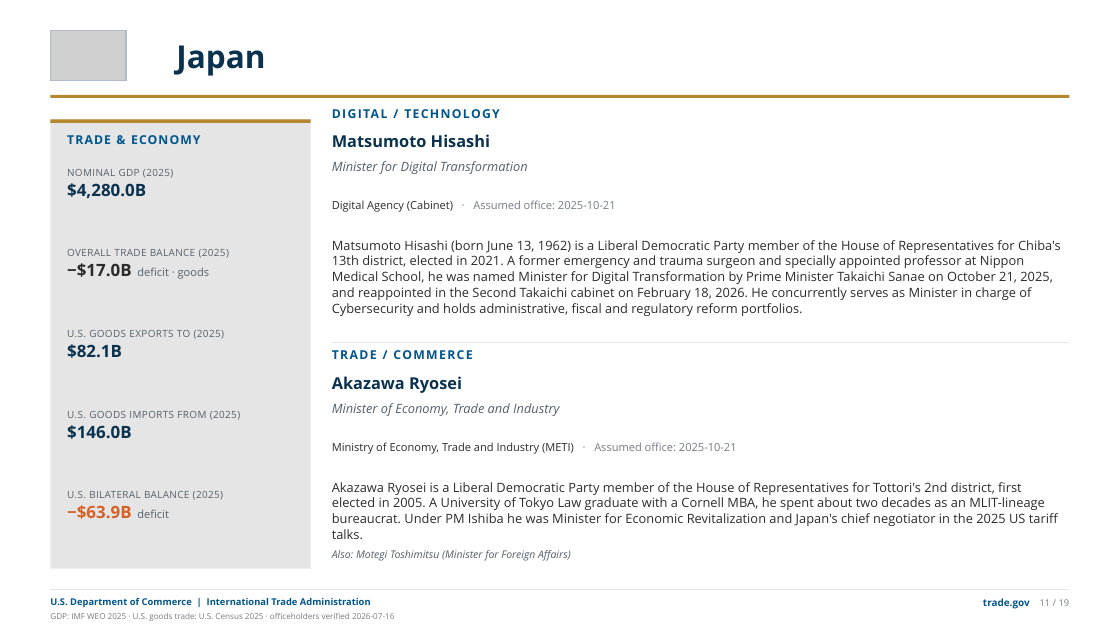
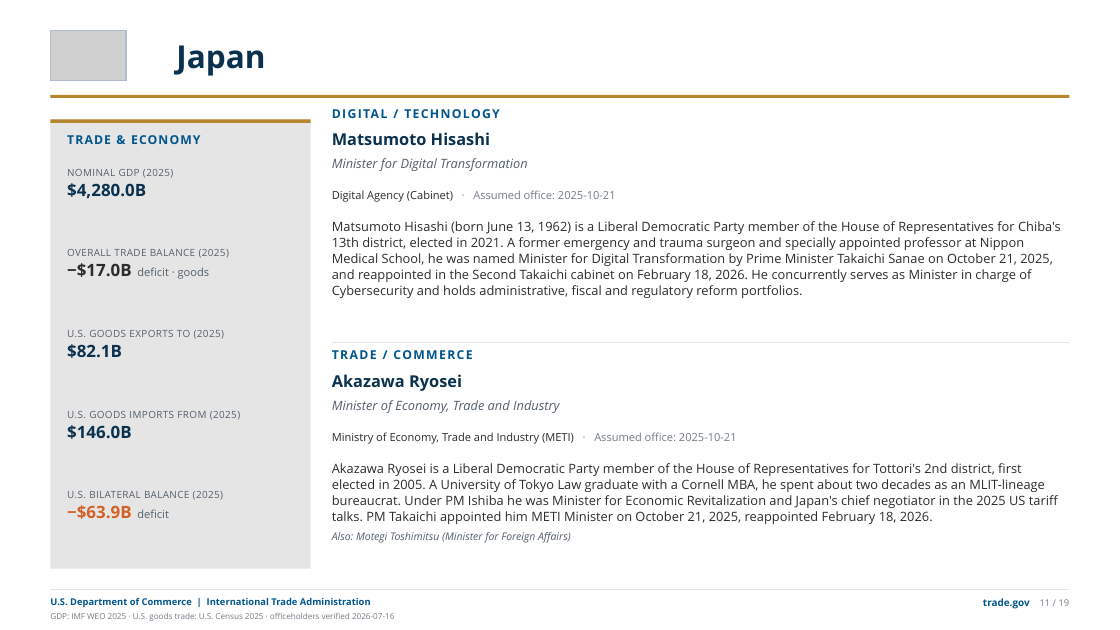
Before and after one commit to jsilbs18-cloud/Photo, a slide deck: slide 15 of output/g20-ministers-trade-deck.pptx. Drawn at 1120x630 pixels with LibreOffice and Linux fonts; fonts in the diff are those of the drawing; grey boxes stand for pictures. Boxes give left, top, right and bottom in pixels: in the first picture for what was removed or moved away, otherwise in the second. Text is boxed around its words. In the diff, an @@ line names an element or a change of style, - is before the commit and + after.

```diff
--- a/output/g20-ministers-trade-deck.pptx
+++ b/output/g20-ministers-trade-deck.pptx
@@ text "Digital Agency (Cabinet) · Assumed ..." moved from (x1=332, y1=200, x2=616, y2=212) to (x1=332, y1=190, x2=616, y2=202) @@
@@ text "Matsumoto Hisashi (born June 13, ..." moved from (x1=332, y1=240, x2=1061, y2=316) to (x1=332, y1=221, x2=1061, y2=298) @@
@@ text "Ministry of Economy, Trade and ..." moved from (x1=332, y1=442, x2=737, y2=454) to (x1=332, y1=432, x2=737, y2=444) @@
@@ text at (x1=332, y1=463, x2=1058, y2=524): text changed @@
-Akazawa Ryosei is a Liberal Democratic Party member of the House of Representatives for Tottori's 2nd district, first elected in 2005. A University of Tokyo Law graduate with a Cornell MBA, he spent about two decades as an MLIT-lineage bureaucrat. Under PM Ishiba he was Minister for Economic Revitalization and Japan's chief negotiator in the 2025 US tariff talks.
+Akazawa Ryosei is a Liberal Democratic Party member of the House of Representatives for Tottori's 2nd district, first elected in 2005. A University of Tokyo Law graduate with a Cornell MBA, he spent about two decades as an MLIT-lineage bureaucrat. Under PM Ishiba he was Minister for Economic Revitalization and Japan's chief negotiator in the 2025 US tariff talks. PM Takaichi appointed him METI Minister on October 21, 2025, reappointed February 18, 2026.
@@ text "Akazawa Ryosei is a Liberal ..." moved from (x1=332, y1=482, x2=1058, y2=561) to (x1=332, y1=463, x2=1058, y2=543) @@
```
Also in this commit, not shown: 22 other slides changed, 11 other files.
